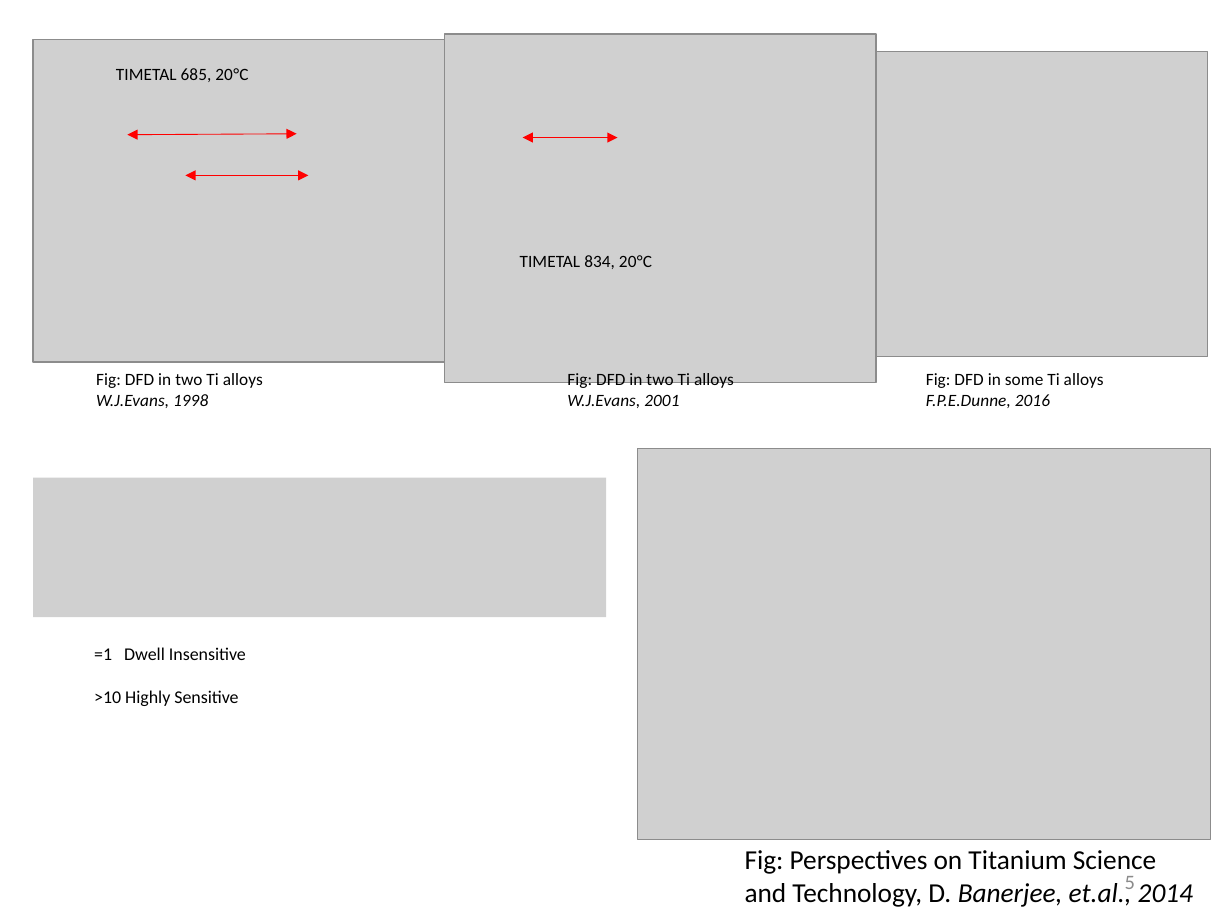
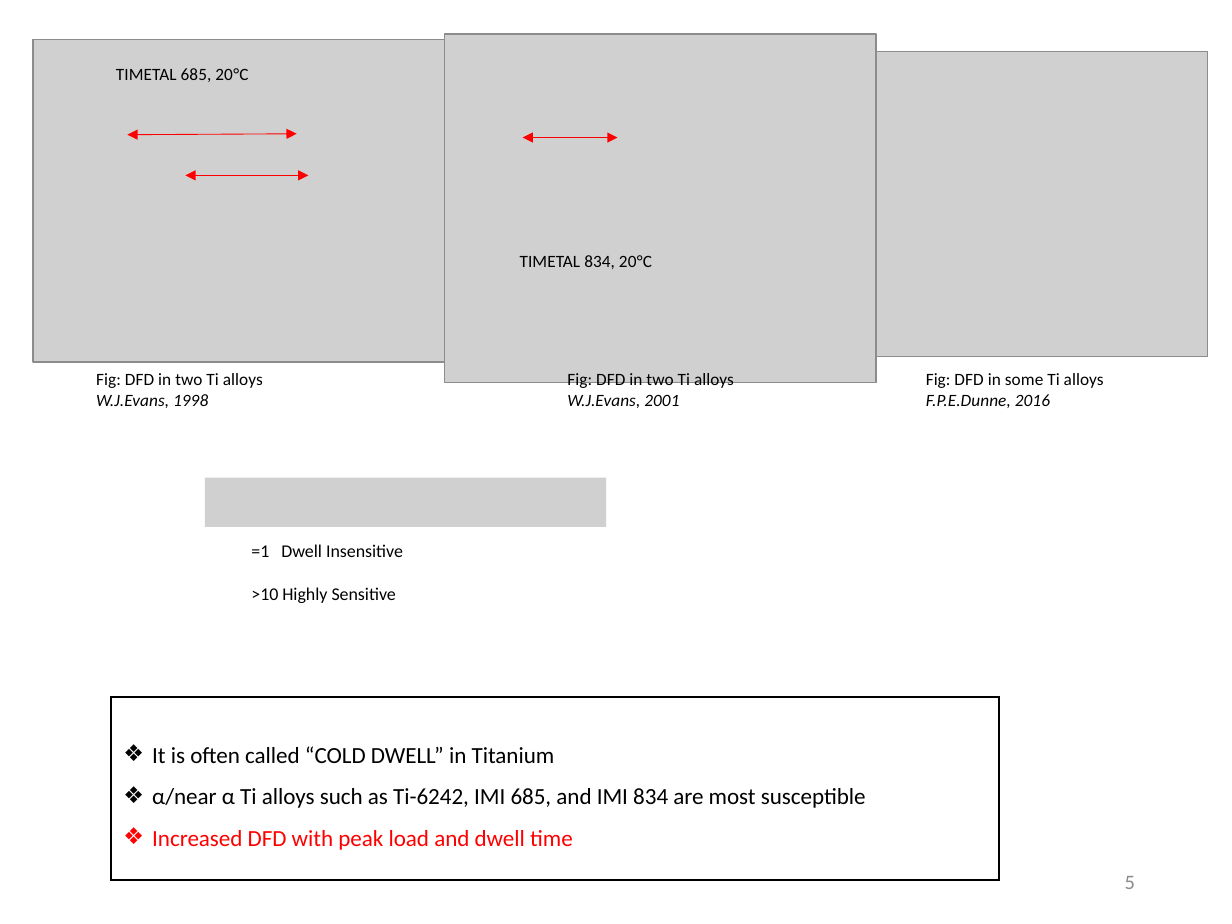
Before and after one commit to Sharanc25/Elements, a slide deck: slide 5 of Thesis/Comprehensive Exam/References/yazar.pptx. Drawn at 1232x924 pixels with LibreOffice and Linux fonts; fonts in the diff are those of the drawing; grey boxes stand for pictures; background and template pictures are left out. Boxes give left, top, right and bottom in pixels: in the first picture for what was removed or moved away, otherwise in the second. Text is boxed around its words. In the diff, an @@ line names an element or a change of style, - is before the commit and + after.

Commit message:
/ ‘Thesis/Comprehensive Exam/References/yazar.pptx’

```diff
--- a/Thesis/Comprehensive Exam/References/yazar.pptx
+++ b/Thesis/Comprehensive Exam/References/yazar.pptx
@@ picture removed at box(638, 448, 1211, 839) @@
@@ picture: place and size @@
-picture at box(33, 478, 606, 617)
+picture at box(205, 478, 606, 527)
@@ text "=1 Dwell Insensitive": place and size @@
-text "=1 Dwell Insensitive" at box(94, 647, 246, 706)
+text "=1 Dwell Insensitive" at box(251, 544, 403, 603)
@@ rectangle added at box(111, 697, 999, 881), outline #000000 1 pt, 13.5 pt, text #000000 @@
+❖ It is often called “COLD DWELL” in Titanium
+❖ α/near α Ti alloys such as Ti-6242, IMI 685, and IMI 834 are most susceptible
+❖ Increased DFD with peak load and dwell time
@@ text removed at box(745, 850, 1193, 907) @@
-Fig: Perspectives on Titanium Science and Technology, D. Banerjee, et.al., 2014
```
Also in this commit, not shown: 2 slides added, 1 slide removed.
